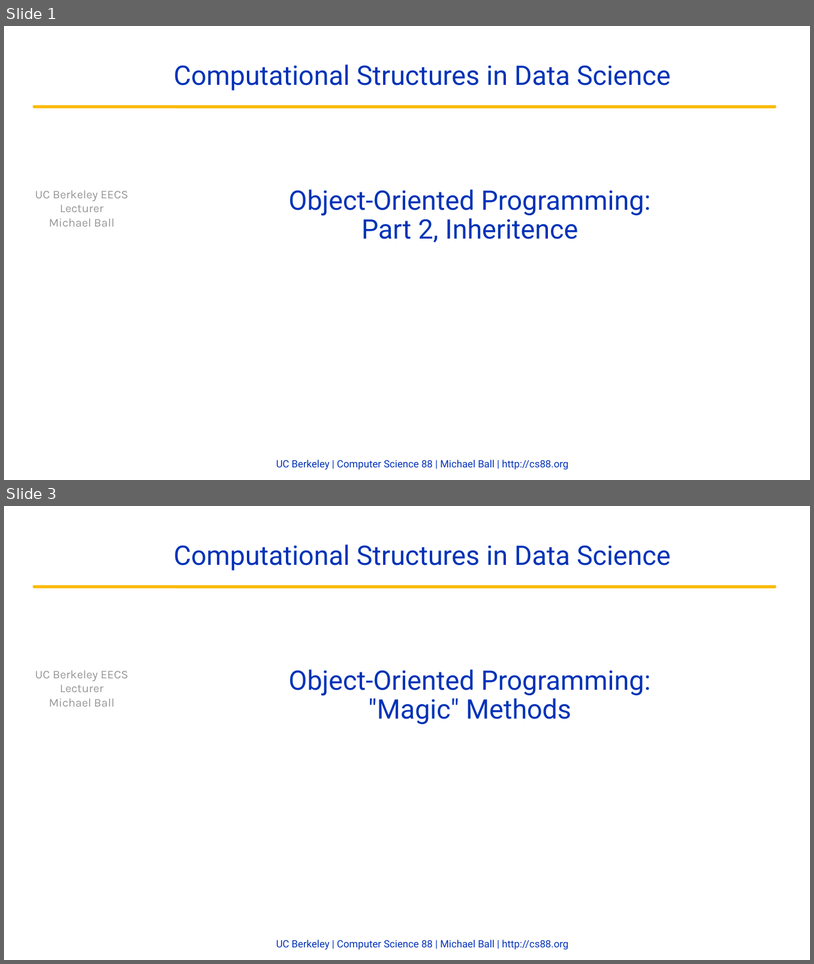
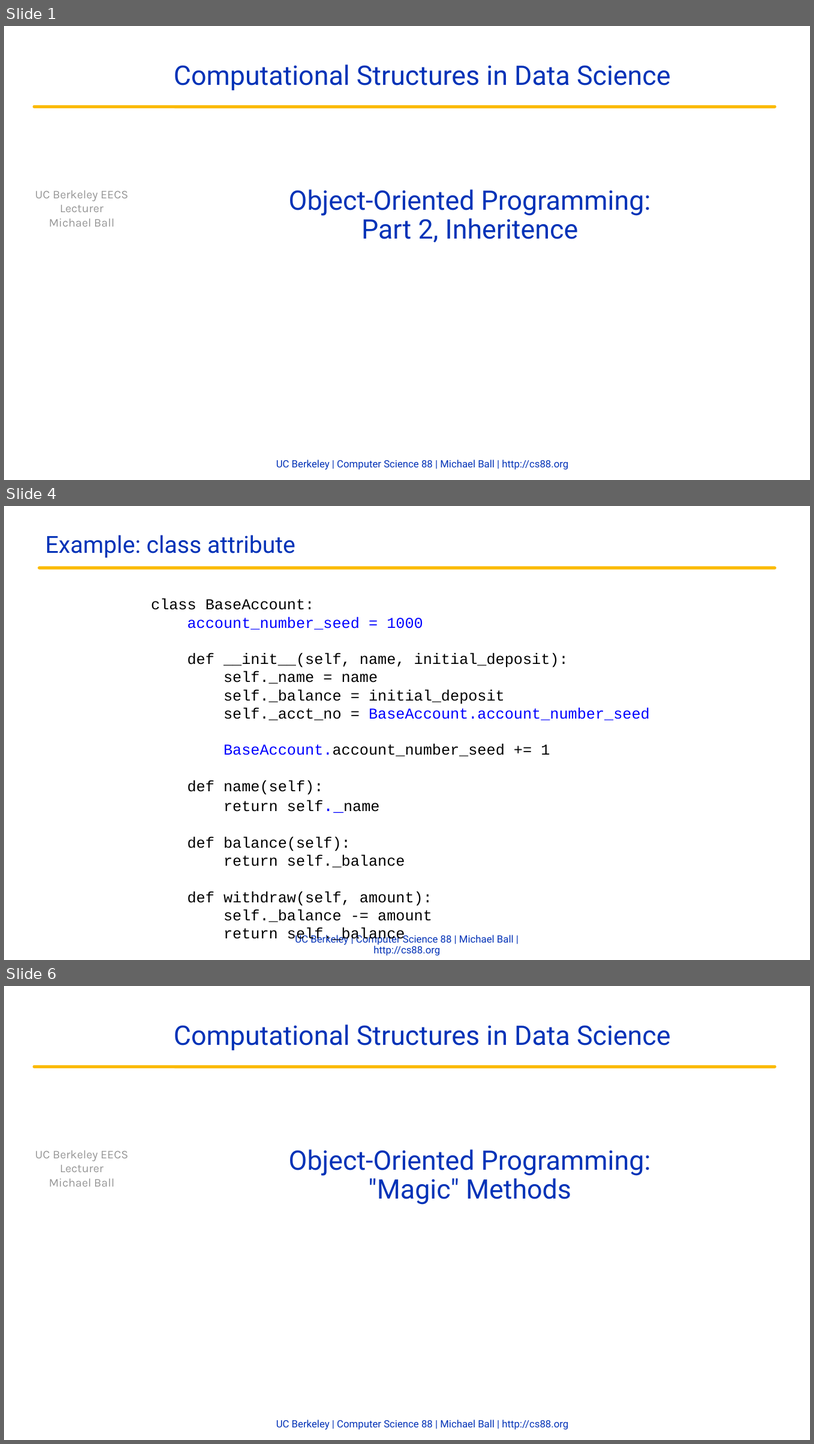
Before and after one commit to cs88-website/fa22, a slide deck: assets/slides/fa22/14-OOP_II.pptx. Shown one above the other, each under a label of ours: slides 1 and 3 before the commit, slides 1, 4 and 6 after it; the slides between them are not shown. The pictures are 814x964 and 814x1444 pixels, drawn with LibreOffice and Linux fonts; fonts in the diff are those of the drawing; background and template pictures are left out. Boxes give left, top, right and bottom in pixels: in the first picture for what was removed or moved away, otherwise in the second. Text is boxed around its words. In the diff, an @@ line names an element or a change of style, - is before the commit and + after.

```diff
--- a/assets/slides/fa22/14-OOP_II.pptx
+++ b/assets/slides/fa22/14-OOP_II.pptx
@@ slide 4 added at <box>4,506,810,960</box>, background #FFFFFF @@
@@ title added at <box>45,535,296,558</box>, 28 pt, text #0332B7 @@
+Example: class attribute
@@ freeform shape added at <box>39,568,776,568</box>, outline #FBBA03 3.75 pt @@
@@ text added at <box>151,598,650,939</box>, 18 pt, text #000000 @@
+class BaseAccount:
+account_number_seed = 1000
+def __init__(self, name, initial_deposit):
+self._name = name
+self._balance = initial_deposit
+self._acct_no = BaseAccount.account_number_seed
+BaseAccount.account_number_seed += 1
+def name(self):
+return self._name
+def balance(self):
+return self._balance
+def withdraw(self, amount):
+self._balance -= amount
+return self._balance
@@ text added at <box>295,933,514,955</box>, 12 pt, text #0332B7 @@
+UC Berkeley | Computer Science 88 | Michael Ball | http://cs88.org
@@ what was slide 3 is now slide 6 @@
```
Also in this commit, not shown: 1 slide changed, 2 other slides added, 2 other files.
